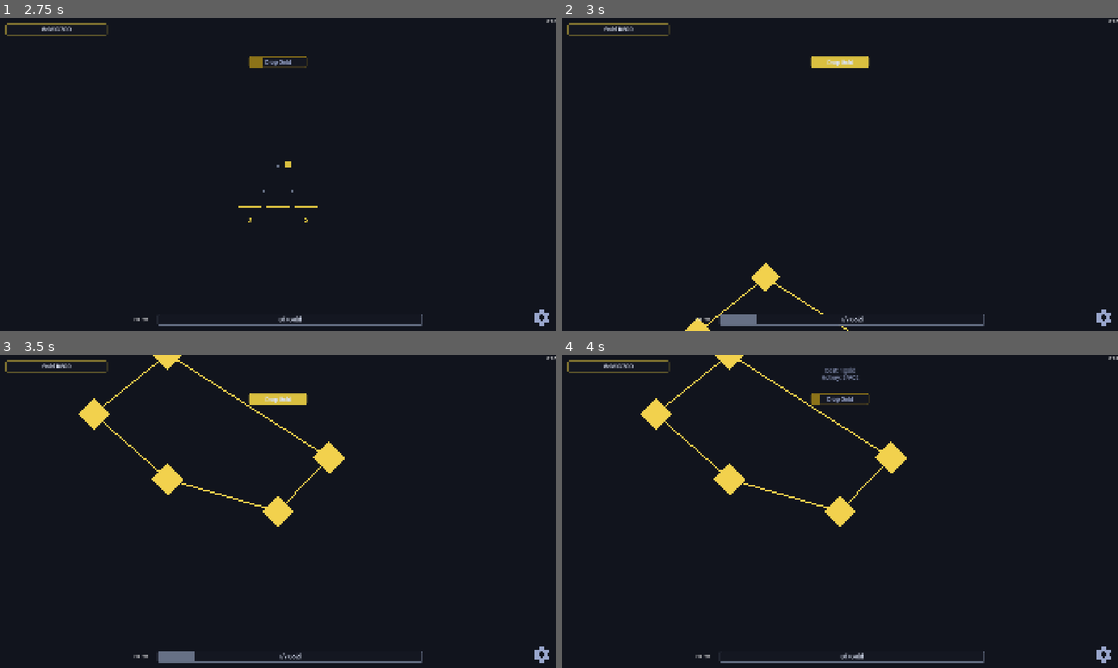
Above: before the commit, frames 1-4 (two rows, left to right).
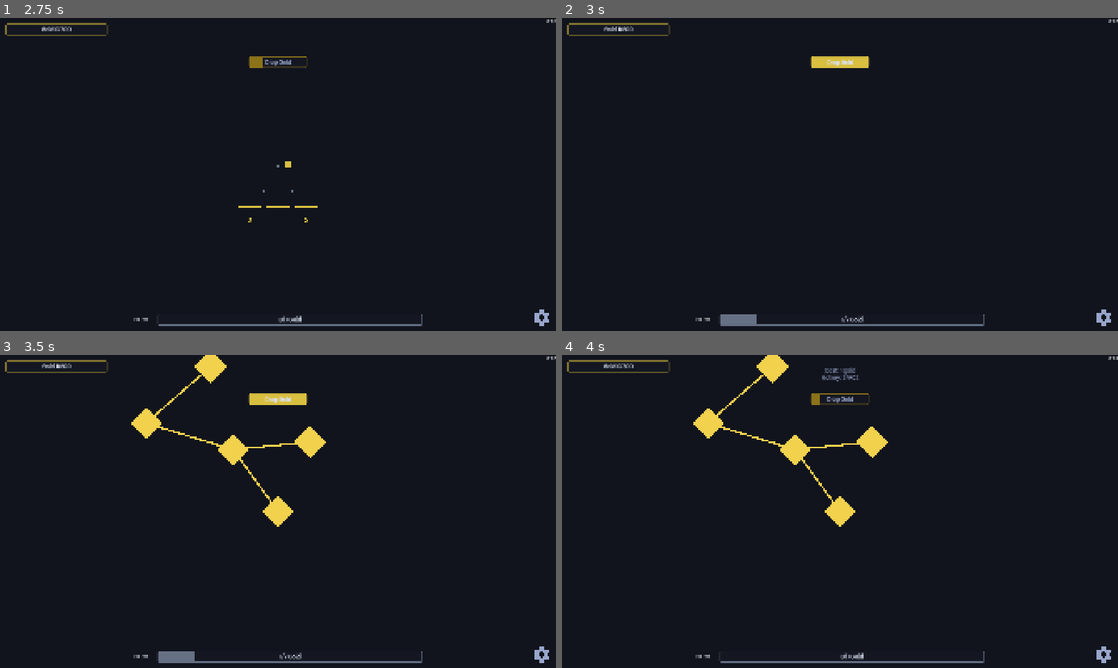
Above: after the commit, the same moments.

Repository: kjbrown-sandbox/pleenko
Game: Godot game, scene res://entities/main_menu/main_menu.tscn
Same seed, same stepped clock (60 frames per second), same inputs: the game is played once before the commit and once after it.
Inputs (mouse positions are in pixels of both pictures, inside the frame that each line leads up to):
- Up to frame 1 (2.75 s): click "Campaign" at 0.5 s; click "Campaign" at 1.25 s; tap Enter at 2 s; move the mouse to (400, 158) at 2.02 s; hold Right (board_right) from 2.03 s (still down); hold Space (drop_coin) from 2.03 s (still down); click (400, 158) at 2.17 s
- Up to frame 2 (3 s): tap R (reset_game) at 2.75 s; move the mouse to (728, 190) at 2.77 s; release Right (board_right) at 2.78 s; release Space (drop_coin) at 2.78 s; hold Down (challenges_down) from 2.78 s (still down); tap 1 (drop_unrefined) at 2.85 s
- Up to frame 3 (3.5 s): keep holding Down (challenges_down)
- Up to frame 4 (4 s): release Down (challenges_down) at 3.5 s; click "Drop Gold" at 3.5 s

Frame 1 is identical in both runs. In frame 2, 0.5% of the frame differs, in the area x 22-52%, y 78-100%; in frame 3, 2.8%, in the area x 14-62%, y 0-49%; in frame 4, 2.8%.

Commit message:
Update some challenge button UIs

Diff:
--- a/entities/challenges_menu/challenge_connector.gd
+++ b/entities/challenges_menu/challenge_connector.gd
@@ -1,21 +1,27 @@
 extends MeshInstance3D
+
+@export var thickness := 0.05
 
 var start_challenge: ChallengeButton
 var end_challenge: ChallengeButton
 
 func setup(start: ChallengeButton, end: ChallengeButton) -> void:
-   start_challenge = start
-   end_challenge = end
+	start_challenge = start
+	end_challenge = end
 
 func _ready() -> void:
-   var immediate_mesh: ImmediateMesh = mesh
+	var start_pos = start_challenge.global_position
+	var end_pos = end_challenge.global_position
+	var length = start_pos.distance_to(end_pos)
 
-   immediate_mesh.surface_begin(Mesh.PRIMITIVE_LINES)
-   immediate_mesh.surface_add_vertex(start_challenge.global_position)
-   immediate_mesh.surface_add_vertex(end_challenge.global_position)
-   immediate_mesh.surface_end()
+	var box = BoxMesh.new()
+	box.size = Vector3(thickness, thickness, length)
+	mesh = box
 
-   var mat := StandardMaterial3D.new()
-   mat.albedo_color = ThemeProvider.theme.resolve(end_challenge.color_source)
-   mat.shading_mode = BaseMaterial3D.SHADING_MODE_UNSHADED
-   material_override = mat
+	global_position = (start_pos + end_pos) / 2.0
+	look_at(end_pos)
+
+	var mat := StandardMaterial3D.new()
+	mat.albedo_color = ThemeProvider.theme.resolve(end_challenge.color_source)
+	mat.shading_mode = BaseMaterial3D.SHADING_MODE_UNSHADED
+	material_override = mat
--- a/entities/challenges_menu/challenge_connector.tscn
+++ b/entities/challenges_menu/challenge_connector.tscn
@@ -2,8 +2,5 @@
 
 [ext_resource type="Script" uid="uid://2hutqg232iyq" path="res://entities/challenges_menu/challenge_connector.gd" id="1_0qmom"]
 
-[sub_resource type="ImmediateMesh" id="ImmediateMesh_b8m15"]
-
 [node name="ChallengeConnector" type="MeshInstance3D" unique_id=999350209]
-mesh = SubResource("ImmediateMesh_b8m15")
 script = ExtResource("1_0qmom")
--- a/entities/main/main.tscn
+++ b/entities/main/main.tscn
@@ -87,31 +87,29 @@
 [node name="PrestigeDialog" parent="." unique_id=1265018027 instance=ExtResource("5_prestige")]
 
 [node name="ChallengeButton" parent="." unique_id=1781855903 instance=ExtResource("9_wdeyu")]
-transform = Transform3D(1, 0, 0, 0, 1, 0, 0, 0, 1, -3.3617153, -12.039692, 0)
+transform = Transform3D(1, 0, 0, 0, 1, 0, 0, 0, 1, -3.322834, -16.581535, -0.0031738281)
 color_source = null
 challenge_ui_name = "gold_1"
 next_challenges = Array[String](["gold_2", "gold_3"])
 
 [node name="ChallengeButton2" parent="." unique_id=1451656630 instance=ExtResource("9_wdeyu")]
-transform = Transform3D(1, 0, 0, 0, 1, 0, 0, 0, 1, -1.4022074, -10.44445, 0)
+transform = Transform3D(1, 0, 0, 0, 1, 0, 0, 0, 1, -1.6061049, -15.083454, -0.0031738281)
 color_source = null
 challenge_ui_name = "gold_2"
-next_challenges = Array[String](["gold_5"])
 
 [node name="ChallengeButton3" parent="." unique_id=389110603 instance=ExtResource("9_wdeyu")]
-transform = Transform3D(1, 0, 0, 0, 1, 0, 0, 0, 1, -1.4022074, -13.773102, 0)
+transform = Transform3D(1, 0, 0, 0, 1, 0, 0, 0, 1, -1.0039854, -17.28506, -0.0031738281)
 color_source = null
 challenge_ui_name = "gold_3"
-next_challenges = Array[String](["gold_4"])
+next_challenges = Array[String](["gold_4", "gold_5"])
 
 [node name="ChallengeButton4" parent="." unique_id=1425851798 instance=ExtResource("9_wdeyu")]
-transform = Transform3D(1, 0, 0, 0, 1, 0, 0, 0, 1, 1.5244942, -14.627246, 0)
+transform = Transform3D(1, 0, 0, 0, 1, 0, 0, 0, 1, 0.18428802, -18.92619, -0.0031738281)
 color_source = null
 challenge_ui_name = "gold_4"
-next_challenges = Array[String](["gold_5"])
 
 [node name="ChallengeButton5" parent="." unique_id=246419258 instance=ExtResource("9_wdeyu")]
-transform = Transform3D(1, 0, 0, 0, 1, 0, 0, 0, 1, 2.881085, -13.207821, 0)
+transform = Transform3D(1, 0, 0, 0, 1, 0, 0, 0, 1, 1.0358796, -17.079273, -0.0031738281)
 color_source = null
 challenge_ui_name = "gold_5"
 next_challenges = null
Not shown, changed: CLAUDE.md
